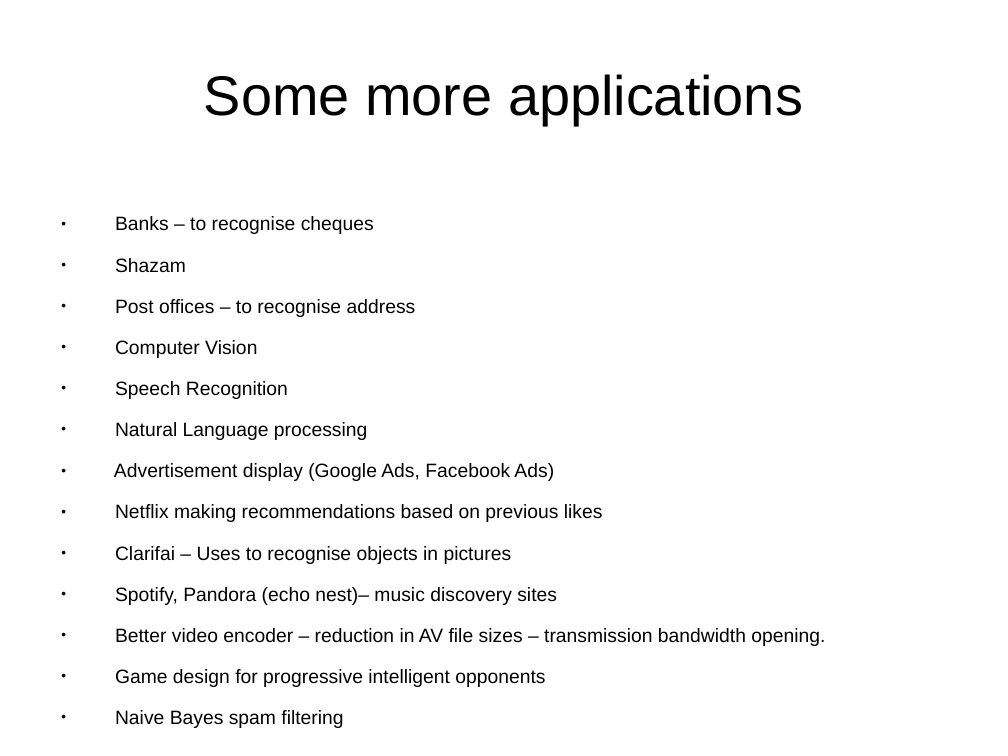
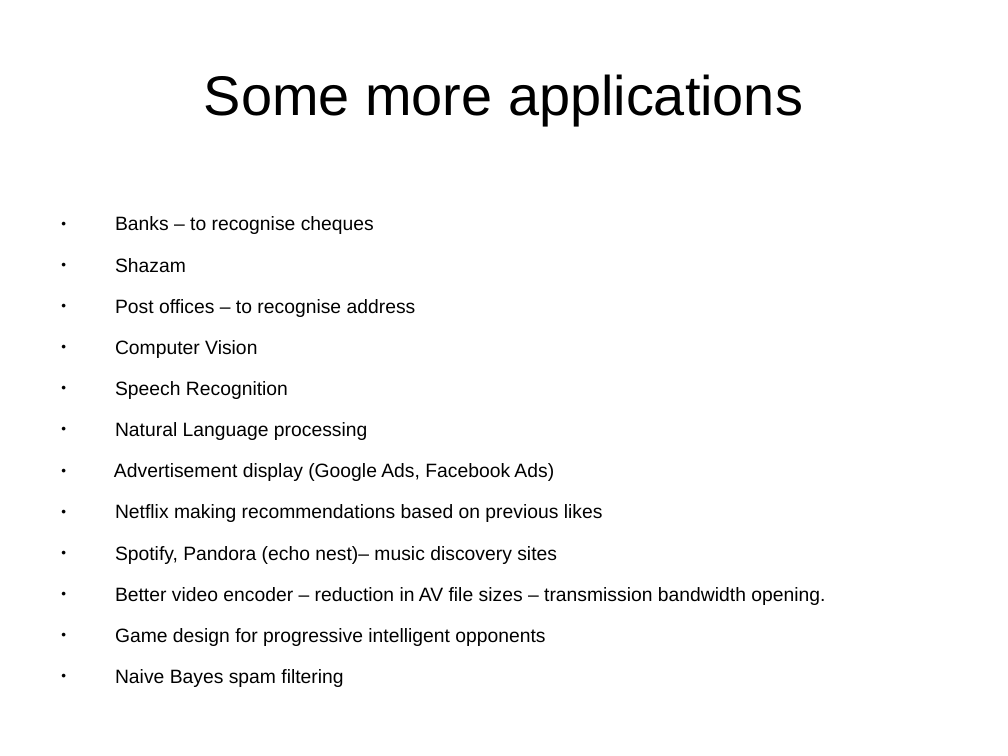
Before and after one commit to gmicros/annBrownBag, a slide deck: slide 8 of pres.odp (slide 7 before the commit). Drawn at 1008x756 pixels with LibreOffice and Linux fonts; fonts in the diff are those of the drawing. Boxes give left, top, right and bottom in pixels: in the first picture for what was removed or moved away, otherwise in the second. Text is boxed around its words. In the diff, an @@ line names an element or a change of style, - is before the commit and + after.

```diff
--- a/pres.odp
+++ b/pres.odp
@@ text at [115,546,512,564]: paragraph removed @@
-● Clarifai – Uses to recognise objects in pictures
```
Also in this commit, not shown: 3 other slides changed, 3 slides added, 10 other files.
